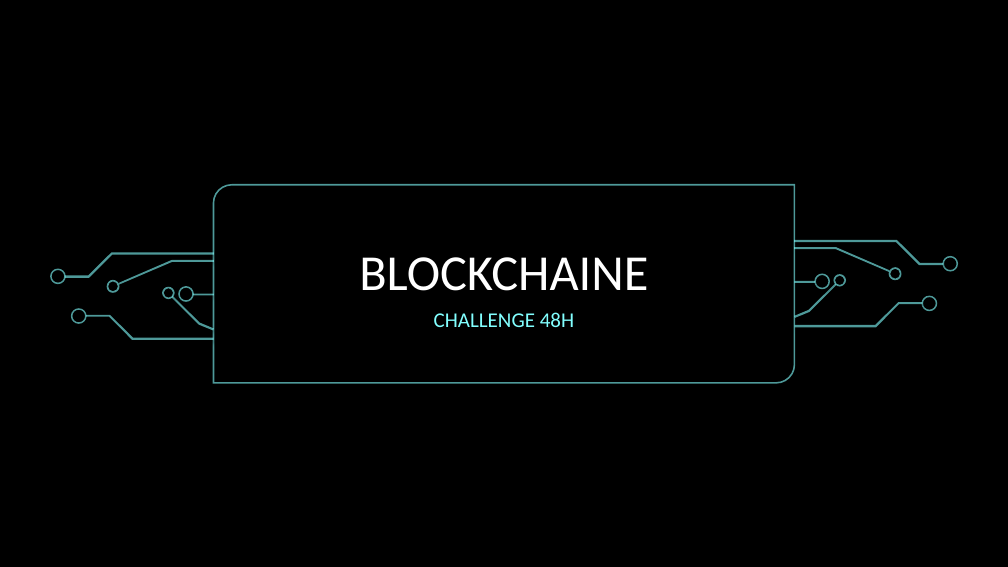
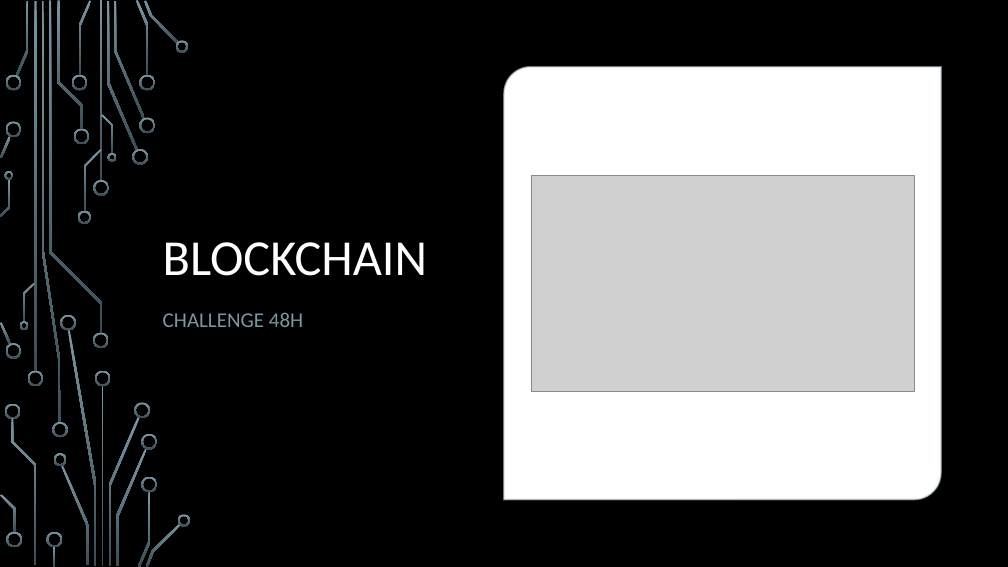
Before and after one commit to Bigeard/Teams-Block, a slide deck: slide 1 of Gestion de Projet/Blockchaine.pptx. Drawn at 1008x567 pixels with LibreOffice and Linux fonts; fonts in the diff are those of the drawing; grey boxes stand for pictures; background and template pictures are left out. Boxes give left, top, right and bottom in pixels: in the first picture for what was removed or moved away, otherwise in the second. Text is boxed around its words. In the diff, an @@ line names an element or a change of style, - is before the commit and + after.

Commit message:
update pptx

```diff
--- a/Gestion de Projet/Blockchaine.pptx
+++ b/Gestion de Projet/Blockchaine.pptx
@@ rectangle removed at [0,0,1008,567] @@
@@ fill gradient #82FFFF to #3D97DE to gradient #7C96A3 to #3B4C54 in 20 elements at [34,1,36,371], [16,1,29,76], [114,1,145,119], [136,0,149,76], [144,1,179,44], [79,1,91,76], [0,322,11,344], [0,136,11,159], [57,1,83,129], [53,547,55,567], [0,495,16,533], [49,1,102,333], [1,179,10,216], [101,386,104,566], [68,330,97,566], [116,448,147,566], [138,492,150,567], [146,523,181,567], [42,1,61,423], [100,1,102,181] @@
@@ round diag rect added at [504,67,941,499], fill #FFFFFF, outline #B0C0C8 1.5 pt @@
@@ picture added at [531,175,914,391] @@
@@ title at [163,242,427,276]: text changed @@
-BLOCKCHAINE
+BLOCKCHAIN
@@ subtitle "CHALLENGE 48H": place and size @@
-subtitle "CHALLENGE 48H" at [434,312,574,327]
+subtitle "CHALLENGE 48H" at [163,312,303,327]
@@ subtitle "CHALLENGE 48H" at [163,312,303,327]: text colour #82FFFF to #7C96A3; alignment centre to left @@
@@ group removed at [50,185,959,383]: 18 freeform shapes, 2 rectangles, 1 round diag rect @@
@@ group added at [5,2,191,566]: 34 freeform shapes @@
```
Also in this commit, not shown: 1 other slide changed, 6 slides added, 2 slides removed.
